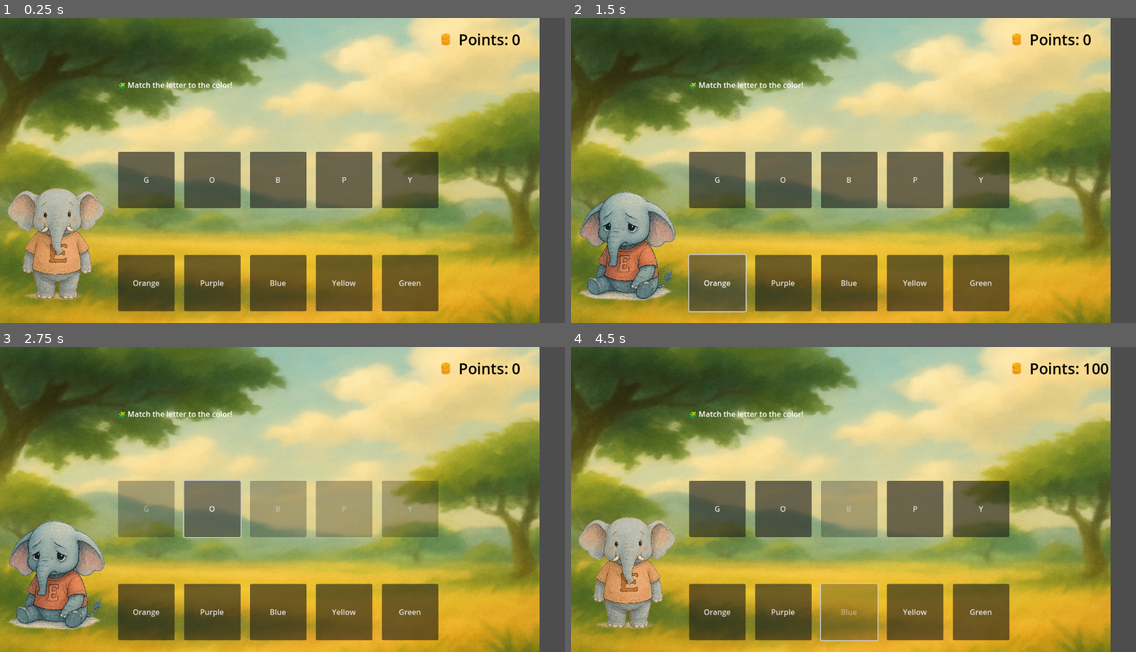
Above: before the commit, frames 1-4 (two rows, left to right).
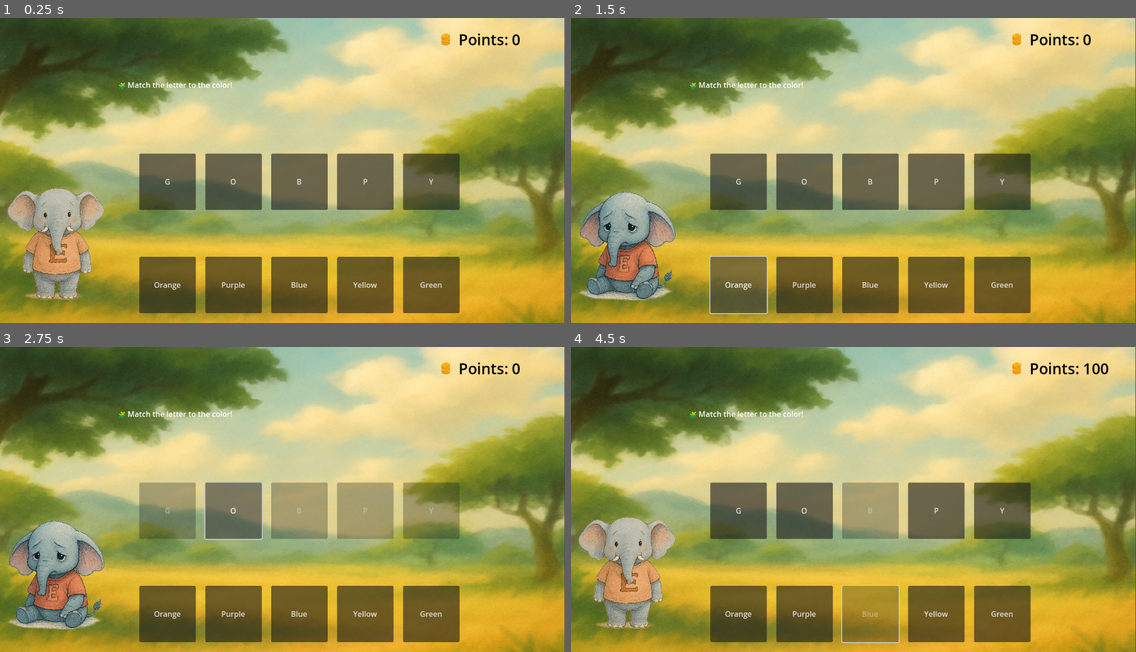
Above: after the commit, the same moments.

Repository: lastiroko/Safari-Paths
Game: Godot game, scene res://scenes/levels/ElephantLevel.tscn
Same seed, same stepped clock (60 frames per second), same inputs: the game is played once before the commit and once after it. This scene is started directly instead of the project's main scene.
Inputs:
- Up to frame 1 (0.25 s): no input
- Up to frame 2 (1.5 s): click "G" at 0.5 s; click "Orange" at 1.25 s
- Up to frame 3 (2.75 s): click "O" at 2 s
- Up to frame 4 (4.5 s): click "Purple" at 2.75 s; click "B" at 3.5 s; click "Blue" at 4.25 s

The runs differ from the first frame. In frame 1, 27% of the frame differs, in the area x 0-100%, y 0-100%; in frame 2, 27%; in frame 3, 28%; in frame 4, 29%.

Commit message:
added stuff

Diff:
--- a/scenes/levels/ElephantLevel.tscn
+++ b/scenes/levels/ElephantLevel.tscn
@@ -10,7 +10,7 @@
 
 [node name="backgound" type="Sprite2D" parent="."]
 position = Vector2(572, 354)
-scale = Vector2(1.12109, 0.84375)
+scale = Vector2(1.22386, 0.890451)
 texture = ExtResource("2_w35t7")
 
 [node name="Elephant" type="Sprite2D" parent="."]
--- /dev/null
+++ b/scenes/levels/Level_transition.tscn
@@ -0,0 +1,59 @@
+[gd_scene load_steps=5 format=3 uid="uid://ft8lj03ox7np"]
+
+[ext_resource type="Script" uid="uid://yn27sc6bcyai" path="res://scripts/levels/level_transition.gd" id="1_171vi"]
+[ext_resource type="Texture2D" uid="uid://dmpt4e12m8kkb" path="res://assets/backgrounds/monkeyDone.png" id="2_hu0dm"]
+[ext_resource type="Texture2D" uid="uid://dh1j76ggt7ipn" path="res://assets/items/yellowContinuebutton.png" id="3_ftnph"]
+
+[sub_resource type="LabelSettings" id="LabelSettings_171vi"]
+font_size = 58
+outline_size = 20
+outline_color = Color(0.372359, 0.372343, 0, 1)
+
+[node name="LevelTransition" type="Control"]
+layout_mode = 3
+anchors_preset = 0
+offset_left = 515.0
+offset_top = 349.0
+offset_right = 515.0
+offset_bottom = 349.0
+scale = Vector2(0.992046, 1.03549)
+script = ExtResource("1_171vi")
+
+[node name="TextureRect" type="TextureRect" parent="."]
+layout_mode = 1
+anchors_preset = 15
+anchor_right = 1.0
+anchor_bottom = 1.0
+offset_left = -511.065
+offset_top = -542.736
+offset_right = 512.935
+offset_bottom = 481.264
+grow_horizontal = 2
+grow_vertical = 2
+scale = Vector2(1.17787, 0.821608)
+texture = ExtResource("2_hu0dm")
+expand_mode = 3
+stretch_mode = 5
+
+[node name="ContinueButton" type="TextureButton" parent="."]
+custom_minimum_size = Vector2(100, 20)
+layout_mode = 0
+offset_left = -78.6253
+offset_top = 84.0179
+offset_right = 945.375
+offset_bottom = 1108.02
+scale = Vector2(0.334051, 0.253265)
+texture_normal = ExtResource("3_ftnph")
+script = ExtResource("1_171vi")
+
+[node name="WelldoneLabel" type="Label" parent="."]
+offset_left = -228.82
+offset_top = -334.14
+offset_right = 456.18
+offset_bottom = -255.14
+text = "Monkey Level Complete!"
+label_settings = SubResource("LabelSettings_171vi")
+
+[connection signal="mouse_entered" from="ContinueButton" to="." method="_on_continue_button_mouse_entered"]
+[connection signal="mouse_exited" from="ContinueButton" to="." method="_on_continue_button_mouse_exited"]
+[connection signal="ready" from="ContinueButton" to="." method="_on_continue_button_ready"]
--- a/scenes/tasks/MatchLettersTask.tscn
+++ b/scenes/tasks/MatchLettersTask.tscn
@@ -14,8 +14,10 @@
 
 [node name="VBoxContainer" type="VBoxContainer" parent="."]
 layout_mode = 0
-offset_right = 1152.0
-offset_bottom = 648.0
+offset_left = 45.0
+offset_top = 4.0
+offset_right = 1197.0
+offset_bottom = 652.0
 theme_override_constants/separation = 100
 alignment = 1
 
--- /dev/null
+++ b/scripts/levels/level_transition.gd
@@ -0,0 +1,15 @@
+extends Control
+@onready var anim_player = $AnimationPlayer
+
+func _ready():
+	print("Welcome to the Level Transition Scene!")
+
+	var continue_button = $ContinueButton
+	if continue_button:
+		continue_button.connect("pressed", Callable(self, "_on_continue_button_pressed"))
+	else:
+		print("❌ Error: ContinueButton node not found.")
+
+func _on_continue_button_pressed():
+	print("Continue button pressed. Loading Elephant Level...")
+	get_tree().change_scene_to_file("res://scenes/levels/ElephantLevel.tscn")
--- a/scripts/levels/monkey-level.gd
+++ b/scripts/levels/monkey-level.gd
@@ -66,7 +66,8 @@
 		if GameManager.task_points[task_key] >= 300:
 			print("✅ Finished Fruit Sort Task (Points: %d). Moving to Elephant Level." % GameManager.task_points[task_key])
 			# Change to the next level scene (Elephant Level)
-			get_tree().change_scene_to_file("res://scenes/levels/ElephantLevel.tscn")
+			get_tree().change_scene_to_file("res://scenes/levels/Level_transition.tscn")
+
 
 	# The individual task scenes (AdditionTask, FruitSortTask) are responsible for
 	# regenerating questions/fruits if the task is not yet complete and an action occurs.
Binary file added: assets/backgrounds/monkeyDone.png
Not shown, added: assets/backgrounds/monkeyDone.png.import
Binary file added: assets/items/yellowContinuebutton.png
Not shown, added: assets/items/yellowContinuebutton.png.import
Not shown, added: scripts/levels/level_transition.gd.uid
